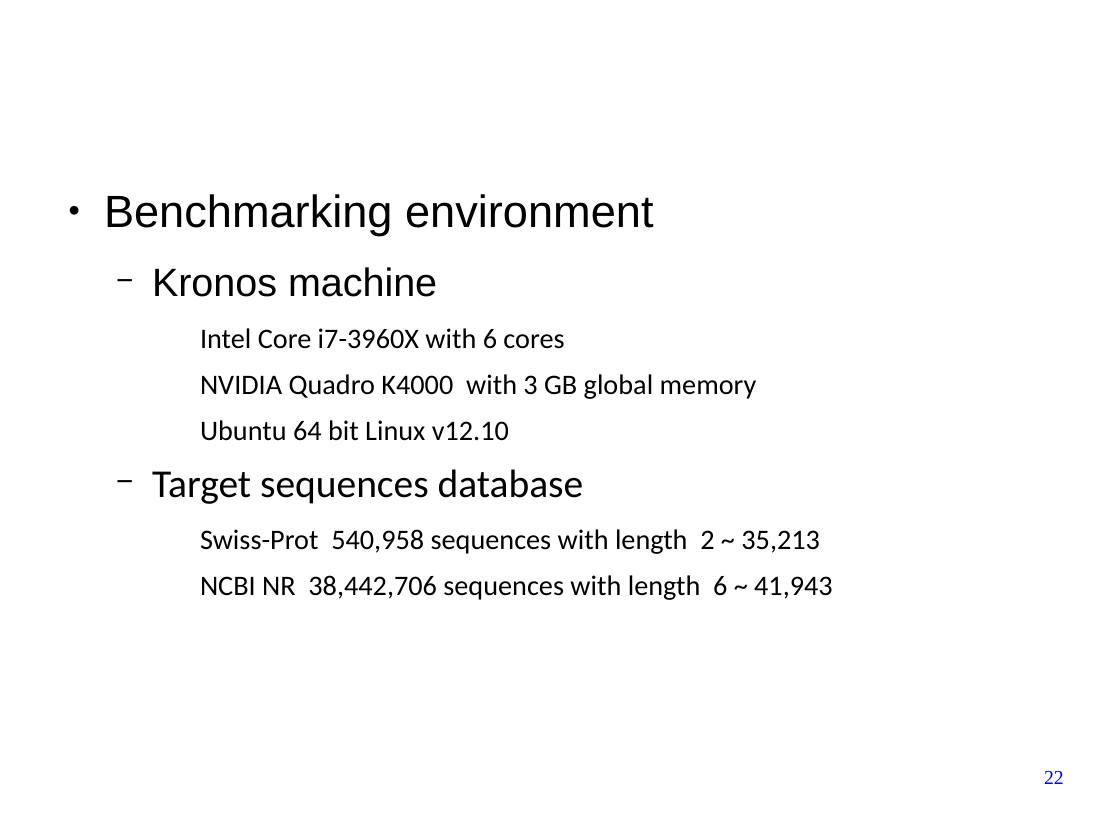
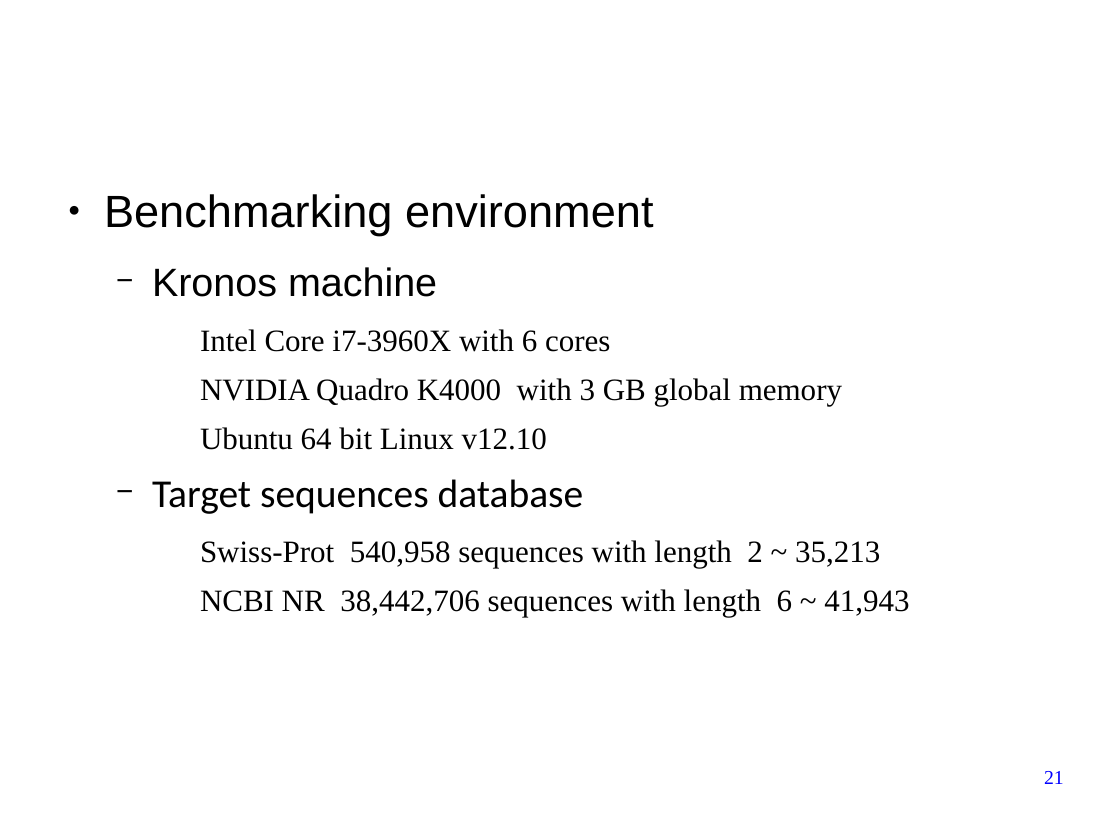
Before and after one commit to forestcheng/cudahmmsearch, a slide deck: slide 21 of thesis/thesisDefense.odp (slide 22 before the commit). Drawn at 1120x840 pixels with LibreOffice and Linux fonts; fonts in the diff are those of the drawing; background and template pictures are left out. Boxes give left, top, right and bottom in pixels: in the first picture for what was removed or moved away, otherwise in the second. Text is boxed around its words. In the diff, an @@ line names an element or a change of style, - is before the commit and + after.

```diff
--- a/thesis/thesisDefense.odp
+++ b/thesis/thesisDefense.odp
@@ text at (x1=200, y1=329, x2=909, y2=617): size 20 to 22 pt, font Calibri to Times New Roman in "Intel Core i7-3960X with 6 cores", "NVIDIA Quadro K4000 with 3 GB global ...", "Ubuntu 64 bit Linux v12.10", "Swiss-Prot 540,958 sequences with length 2 ~ ..." and 1 more places @@
@@ page number at (x1=1044, y1=771, x2=1064, y2=784): text changed @@
-22
+21
```
Also in this commit, not shown: 9 other slides changed, 1 slide removed.
